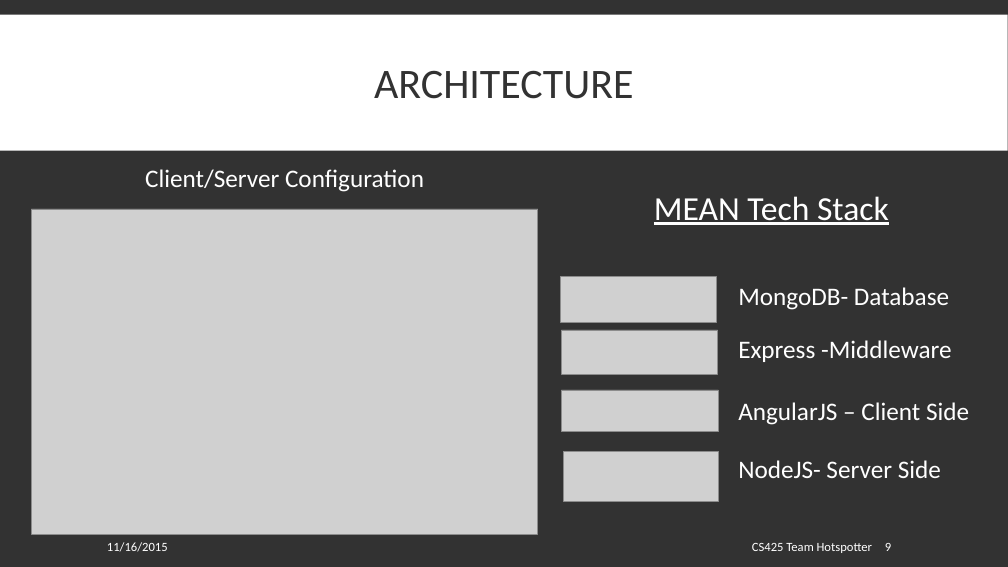
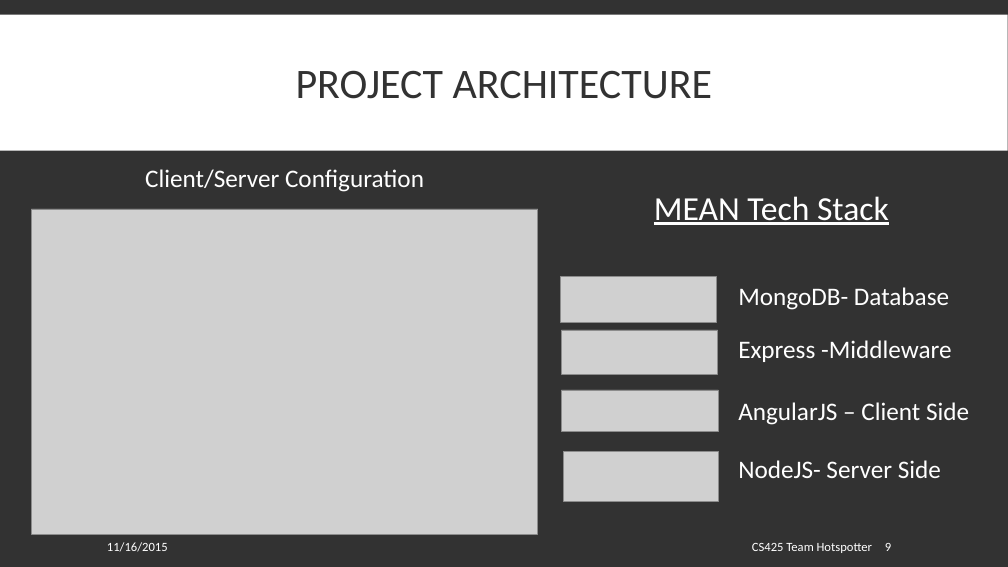
Before and after one commit to spesmit/hotspotter, a slide deck: slide 9 of Documentation/Presentations/CS425 Final Presentation.pptx. Drawn at 1008x567 pixels with LibreOffice and Linux fonts; fonts in the diff are those of the drawing; grey boxes stand for pictures. Boxes give left, top, right and bottom in pixels: in the first picture for what was removed or moved away, otherwise in the second. Text is boxed around its words. In the diff, an @@ line names an element or a change of style, - is before the commit and + after.

```diff
--- a/Documentation/Presentations/CS425 Final Presentation.pptx
+++ b/Documentation/Presentations/CS425 Final Presentation.pptx
@@ title at (x1=296, y1=70, x2=712, y2=99): text changed @@
-ARCHITECTURE
+PROJECT ARCHITECTURE
```
Also in this commit, not shown: 6 other slides changed.
